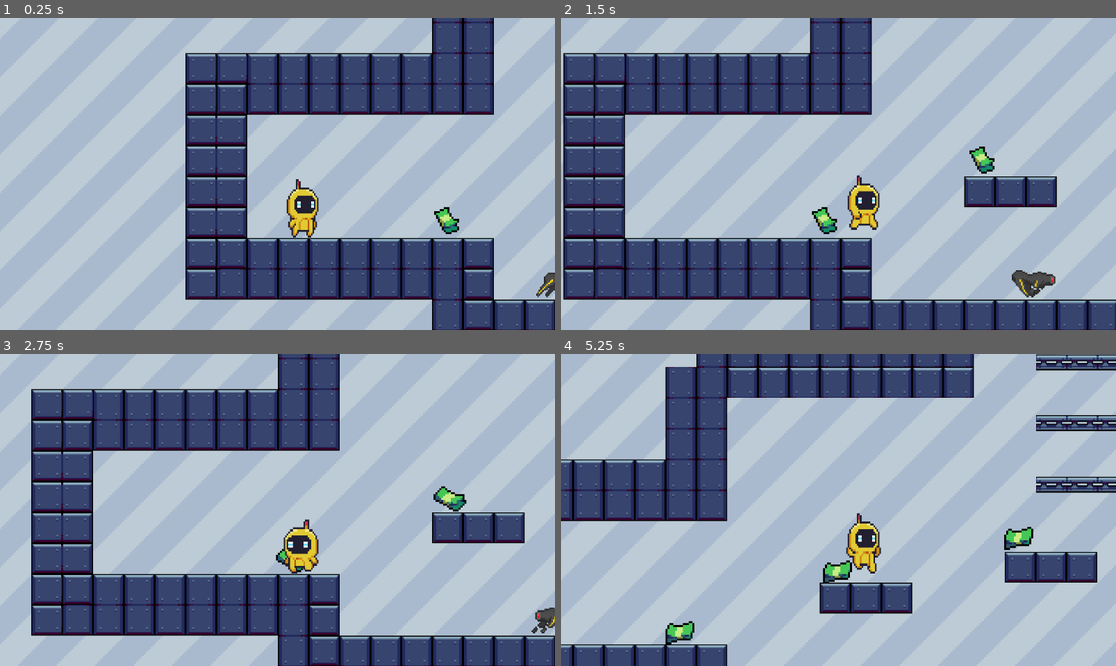
Above: before the commit, frames 1-4 (two rows, left to right).
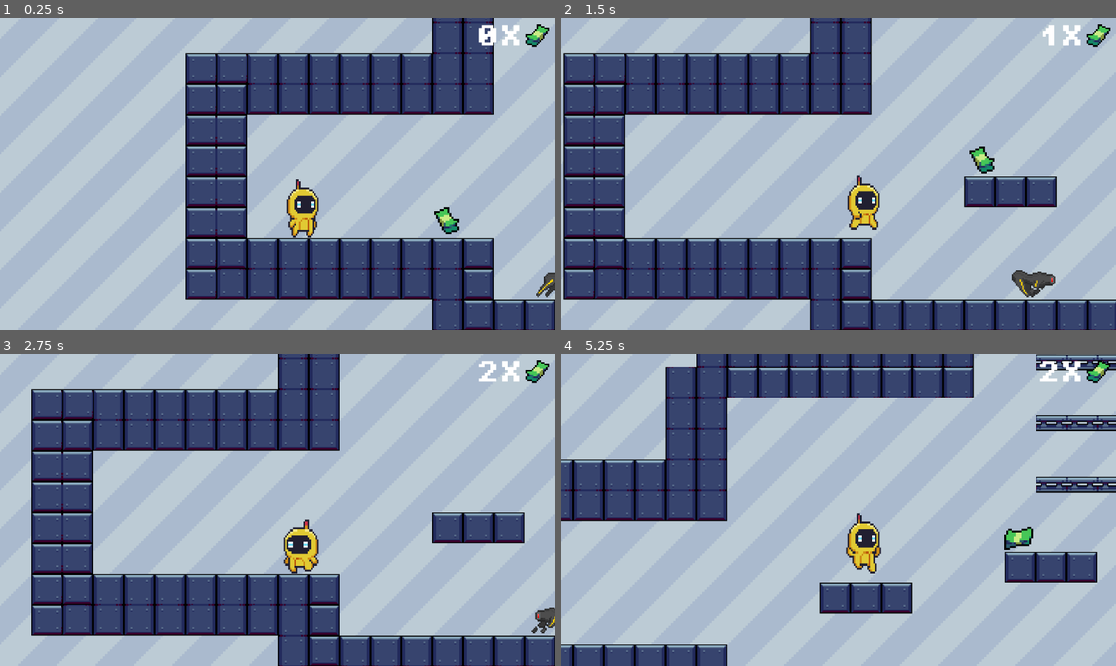
Above: after the commit, the same moments.

Repository: jmisidro/DDJD-PP
Game: Godot game, scene res://scenes/main.tscn
Same seed, same stepped clock (60 frames per second), same inputs: the game is played once before the commit and once after it. Before the commit the project starts from res://main.tscn.
Inputs:
- Up to frame 1 (0.25 s): no input
- Up to frame 2 (1.5 s): hold Right (right) from 0.53 s (still down); tap Space (jump) at 0.77 s
- Up to frame 3 (2.75 s): tap Space (jump) at 1.52 s; release Right (right) at 2.03 s; hold Left (left) from 2.03 s (still down)
- Up to frame 4 (5.25 s): release Left (left) at 2.78 s; hold Right (right) 2.78-4.28 s; tap Space (jump) at 3.02, 3.77, 4.52 s; hold Left (left) 4.28-5.03 s; hold Right (right) from 5.03 s (still down)

The runs differ from the first frame. In frame 1, 0.5% of the frame differs, in the area x 86-99%, y 2-10%; in frame 2, 0.6%; in frame 3, 0.8%; in frame 4, 1.0%, in the area x 18-99%, y 2-94%.

Commit message:
Logic added for the money

Diff:
--- a/artifact-odyssey/project.godot
+++ b/artifact-odyssey/project.godot
@@ -11,7 +11,7 @@
 [application]
 
 config/name="Artifact Odyssey"
-run/main_scene="res://main.tscn"
+run/main_scene="res://scenes/main.tscn"
 config/features=PackedStringArray("4.3", "Mobile")
 config/icon="res://icon.svg"
 
--- a/artifact-odyssey/main.tscn
+++ b/artifact-odyssey/scenes/main.tscn
@@ -1,22 +1,25 @@
-[gd_scene load_steps=26 format=3 uid="uid://drvwhohxdlrrw"]
-
-[ext_resource type="Texture2D" uid="uid://cs2r4bj8c6w44" path="res://assets/backgrounds/BG.png" id="1_mekfi"]
-[ext_resource type="PackedScene" uid="uid://bfcsp4dv0h0ng" path="res://scenes/main_character.tscn" id="1_stgxn"]
-[ext_resource type="PackedScene" uid="uid://6rrmsn2puf2" path="res://scenes/robo_dob.tscn" id="3_etafc"]
-[ext_resource type="Texture2D" uid="uid://2m03xfqmbtqt" path="res://assets/tilesets/tilesetIndustrial.png" id="3_uf3rk"]
-[ext_resource type="Texture2D" uid="uid://byrtcgk6uo58j" path="res://assets/tilesets/Tileset_basic.png" id="4_uu1k8"]
-[ext_resource type="Texture2D" uid="uid://bd148fsk76gj1" path="res://assets/objects/Box7.png" id="5_oo0cj"]
-[ext_resource type="Texture2D" uid="uid://c7486unt1mrxp" path="res://assets/objects/Ladder1.png" id="6_og5rl"]
-[ext_resource type="Texture2D" uid="uid://bvjiwfa75ul4w" path="res://assets/objects/Ladder2.png" id="7_yddop"]
-[ext_resource type="Texture2D" uid="uid://cikw8gs7ofprg" path="res://assets/objects/Ladder3.png" id="8_uhpqu"]
-[ext_resource type="PackedScene" uid="uid://durreva13rhwh" path="res://scenes/money.tscn" id="9_nvoe1"]
-[ext_resource type="PackedScene" uid="uid://0qnx5djcex0c" path="res://scenes/transporter.tscn" id="10_ycltl"]
-[ext_resource type="PackedScene" uid="uid://c0f7y6icxprbe" path="res://scenes/platform.tscn" id="12_b0us8"]
-[ext_resource type="PackedScene" uid="uid://ck5yn5eb4q3ik" path="res://scenes/moving_platform.tscn" id="13_unqe4"]
-[ext_resource type="PackedScene" uid="uid://bpalentg7042k" path="res://scenes/killzone.tscn" id="14_bbyvd"]
+[gd_scene load_steps=29 format=3 uid="uid://drvwhohxdlrrw"]
+
+[ext_resource type="Script" path="res://scripts/game_manager.gd" id="1_itb6s"]
+[ext_resource type="Texture2D" uid="uid://cs2r4bj8c6w44" path="res://assets/backgrounds/BG.png" id="2_47brt"]
+[ext_resource type="PackedScene" uid="uid://bfcsp4dv0h0ng" path="res://scenes/main_character.tscn" id="3_125kt"]
+[ext_resource type="Texture2D" uid="uid://butqv88echrd3" path="res://assets/animated_objects/Money.png" id="4_qjovh"]
+[ext_resource type="FontFile" uid="uid://own5eqtnktgd" path="res://PixelOperator8-Bold.ttf" id="5_3ihga"]
+[ext_resource type="PackedScene" uid="uid://6rrmsn2puf2" path="res://scenes/robo_dob.tscn" id="5_a18kk"]
+[ext_resource type="Texture2D" uid="uid://2m03xfqmbtqt" path="res://assets/tilesets/tilesetIndustrial.png" id="6_58qq1"]
+[ext_resource type="Texture2D" uid="uid://byrtcgk6uo58j" path="res://assets/tilesets/Tileset_basic.png" id="7_blpfc"]
+[ext_resource type="Texture2D" uid="uid://bd148fsk76gj1" path="res://assets/objects/Box7.png" id="8_amjld"]
+[ext_resource type="Texture2D" uid="uid://c7486unt1mrxp" path="res://assets/objects/Ladder1.png" id="9_1l004"]
+[ext_resource type="Texture2D" uid="uid://bvjiwfa75ul4w" path="res://assets/objects/Ladder2.png" id="10_2u1jx"]
+[ext_resource type="Texture2D" uid="uid://cikw8gs7ofprg" path="res://assets/objects/Ladder3.png" id="11_njvqg"]
+[ext_resource type="PackedScene" uid="uid://durreva13rhwh" path="res://scenes/money.tscn" id="12_3k8n4"]
+[ext_resource type="PackedScene" uid="uid://0qnx5djcex0c" path="res://scenes/transporter.tscn" id="13_ujmwp"]
+[ext_resource type="PackedScene" uid="uid://c0f7y6icxprbe" path="res://scenes/platform.tscn" id="14_i8cjr"]
+[ext_resource type="PackedScene" uid="uid://ck5yn5eb4q3ik" path="res://scenes/moving_platform.tscn" id="15_tbjmr"]
+[ext_resource type="PackedScene" uid="uid://bpalentg7042k" path="res://scenes/killzone.tscn" id="16_5e0s5"]
 
 [sub_resource type="TileSetAtlasSource" id="TileSetAtlasSource_n3cq3"]
-texture = ExtResource("3_uf3rk")
+texture = ExtResource("6_58qq1")
 use_texture_padding = false
 0:0/size_in_atlas = Vector2i(2, 2)
 0:0/0 = 0
@@ -413,6 +416,21 @@
 sources/4 = SubResource("TileSetAtlasSource_jbglw")
 sources/5 = SubResource("TileSetAtlasSource_lr3sw")
 sources/6 = SubResource("TileSetAtlasSource_jdcod")
+
+[sub_resource type="Animation" id="Animation_gikfg"]
+length = 0.001
+tracks/0/type = "value"
+tracks/0/imported = false
+tracks/0/enabled = true
+tracks/0/path = NodePath(".:position")
+tracks/0/interp = 1
+tracks/0/loop_wrap = true
+tracks/0/keys = {
+"times": PackedFloat32Array(0),
+"transitions": PackedFloat32Array(1),
+"update": 0,
+"values": [Vector2(2032, 460)]
+}
 
 [sub_resource type="Animation" id="Animation_8bm2j"]
 resource_name = "move"
@@ -431,21 +449,6 @@
 "values": [Vector2(2048, 464), Vector2(2624, 464)]
 }
 
-[sub_resource type="Animation" id="Animation_gikfg"]
-length = 0.001
-tracks/0/type = "value"
-tracks/0/imported = false
-tracks/0/enabled = true
-tracks/0/path = NodePath(".:position")
-tracks/0/interp = 1
-tracks/0/loop_wrap = true
-tracks/0/keys = {
-"times": PackedFloat32Array(0),
-"transitions": PackedFloat32Array(1),
-"update": 0,
-"values": [Vector2(2032, 460)]
-}
-
 [sub_resource type="AnimationLibrary" id="AnimationLibrary_8dxkj"]
 _data = {
 "RESET": SubResource("Animation_gikfg"),
@@ -454,7 +457,11 @@
 
 [sub_resource type="WorldBoundaryShape2D" id="WorldBoundaryShape2D_qo240"]
 
-[node name="Node2D" type="Node2D"]
+[node name="Game" type="Node2D"]
+
+[node name="GameManager" type="Node" parent="."]
+unique_name_in_owner = true
+script = ExtResource("1_itb6s")
 
 [node name="TextureRect" type="TextureRect" parent="."]
 texture_filter = 1
@@ -478,7 +485,24 @@
 limit_bottom = 10000
 limit_smoothed = true
 
-[node name="RoboDob" parent="." instance=ExtResource("3_etafc")]
+[node name="Sprite2D" type="Sprite2D" parent="Player/Camera2D"]
+position = Vector2(541.681, -284.792)
+scale = Vector2(3.3, 3.3)
+texture = ExtResource("4_qjovh")
+region_enabled = true
+region_rect = Rect2(2.88028, 3.97281, 17.094, 16.3508)
+
+[node name="moneyLabel" type="Label" parent="Player/Camera2D"]
+offset_left = 303.502
+offset_top = -306.622
+offset_right = 509.502
+offset_bottom = -254.622
+theme_override_fonts/font = ExtResource("5_3ihga")
+theme_override_font_sizes/font_size = 48
+text = "0X"
+horizontal_alignment = 2
+
+[node name="RoboDob" parent="." instance=ExtResource("5_a18kk")]
 position = Vector2(512, 320)
 
 [node name="TileMap" type="TileMap" parent="."]
--- a/artifact-odyssey/scenes/money.tscn
+++ b/artifact-odyssey/scenes/money.tscn
@@ -1,6 +1,7 @@
-[gd_scene load_steps=10 format=3 uid="uid://durreva13rhwh"]
+[gd_scene load_steps=11 format=3 uid="uid://durreva13rhwh"]
 
 [ext_resource type="Texture2D" uid="uid://butqv88echrd3" path="res://assets/animated_objects/Money.png" id="1_co6wo"]
+[ext_resource type="Script" path="res://scripts/money.gd" id="1_pp3mi"]
 
 [sub_resource type="AtlasTexture" id="AtlasTexture_uksys"]
 atlas = ExtResource("1_co6wo")
@@ -56,6 +57,8 @@
 radius = 6.0
 
 [node name="Money" type="Area2D"]
+collision_mask = 2
+script = ExtResource("1_pp3mi")
 
 [node name="AnimatedSprite2D" type="AnimatedSprite2D" parent="."]
 sprite_frames = SubResource("SpriteFrames_11kit")
@@ -64,3 +67,5 @@
 
 [node name="CollisionShape2D" type="CollisionShape2D" parent="."]
 shape = SubResource("CircleShape2D_g85lp")
+
+[connection signal="body_entered" from="." to="." method="_on_body_entered"]
--- /dev/null
+++ b/artifact-odyssey/scripts/game_manager.gd
@@ -0,0 +1,9 @@
+extends Node
+
+@onready var money_label = $"../Player/Camera2D/moneyLabel"
+
+var money = 0
+
+func add_money():
+	money += 1
+	money_label.text = str(money) + "X"
--- /dev/null
+++ b/artifact-odyssey/scripts/money.gd
@@ -0,0 +1,7 @@
+extends Area2D
+
+@onready var game_manager = %GameManager
+
+func _on_body_entered(body):
+	game_manager.add_money()
+	queue_free()
Binary file added: artifact-odyssey/PixelOperator8-Bold.ttf
Not shown, added: artifact-odyssey/PixelOperator8-Bold.ttf.import
Not shown: 6 places in artifact-odyssey/scenes/main.tscn that only renumber resources
